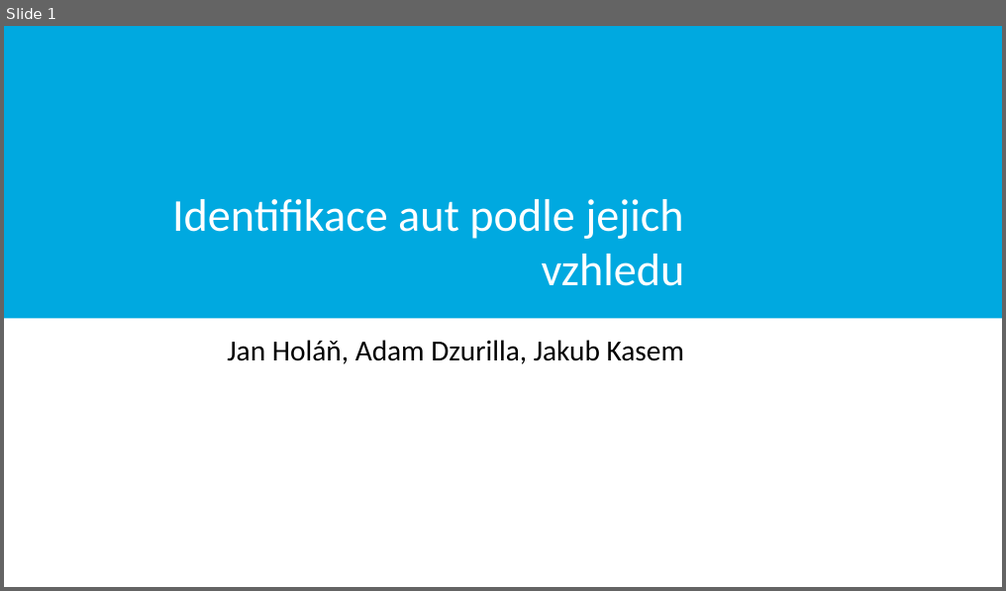
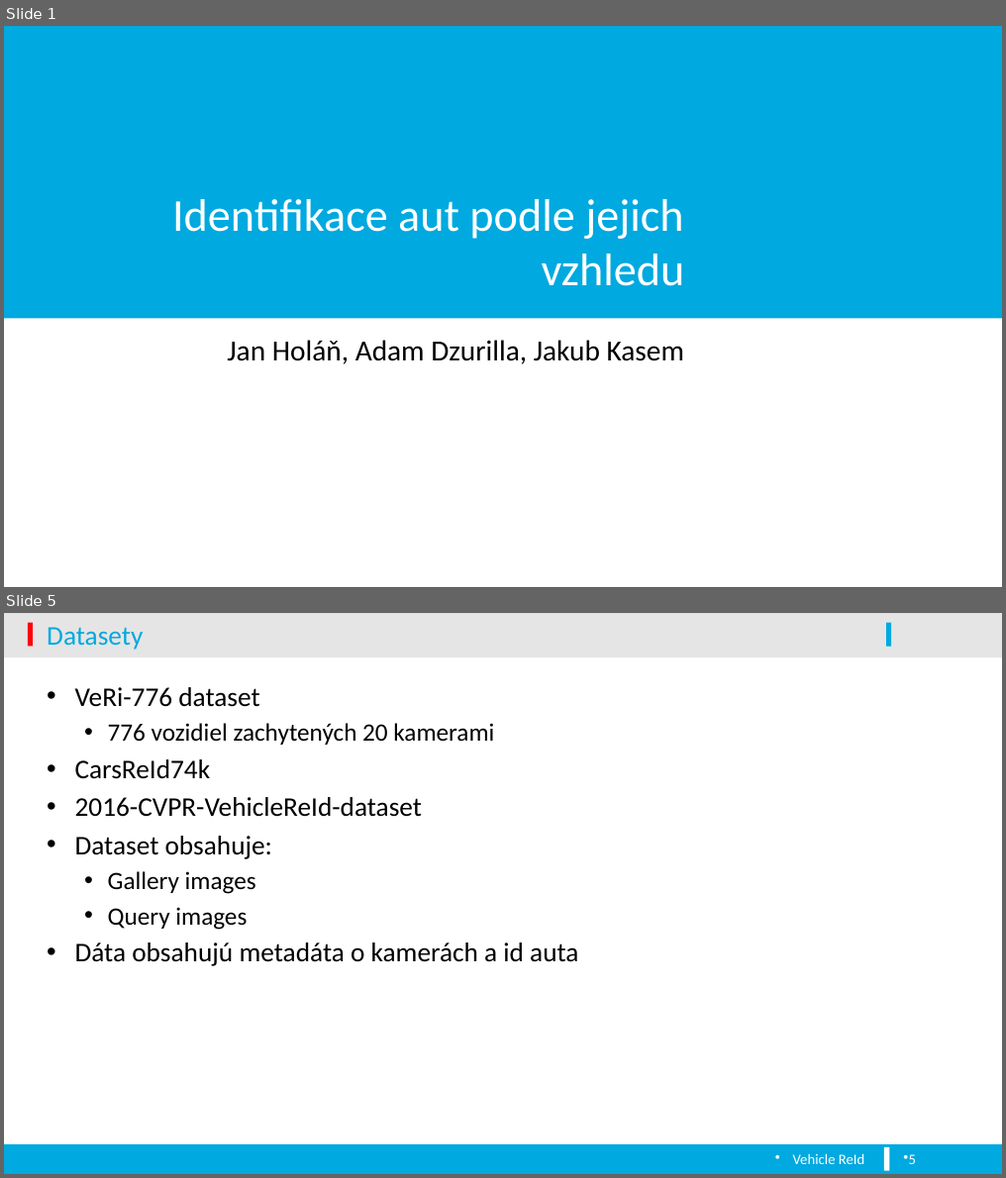
Before and after one commit to dzuris/knn_proj, a slide deck: Prezentace/Identifikace aut podle jejich vzhledu.pptx. Shown one above the other, each under a label of ours: slide 1 before the commit, slides 1 and 5 after it; the slides between them are not shown. The pictures are 1006x591 and 1006x1178 pixels, drawn with LibreOffice and Linux fonts; fonts in the diff are those of the drawing; background and template pictures are left out. Boxes give left, top, right and bottom in pixels: in the first picture for what was removed or moved away, otherwise in the second. Text is boxed around its words. In the diff, an @@ line names an element or a change of style, - is before the commit and + after.

```diff
--- a/Prezentace/Identifikace aut podle jejich vzhledu.pptx
+++ b/Prezentace/Identifikace aut podle jejich vzhledu.pptx
@@ slide 5 added at box(4, 613, 1002, 1174), background #FFFFFF @@
@@ rectangle added at box(4, 613, 1002, 655), fill #000000 at 10% opacity @@
@@ rectangle added at box(27, 623, 33, 647), fill #FE000C @@
@@ title added at box(47, 627, 143, 650), 26 pt, text #00A9E0 @@
+Datasety
@@ rectangle added at box(887, 623, 892, 647), fill #00A9E0 @@
@@ rectangle added at box(4, 655, 1002, 658), fill #000000 at 10% opacity @@
@@ text added at box(75, 687, 578, 966), 26 pt, text #000000 @@
+• VeRi-776 dataset
+  • 776 vozidiel zachytených 20 kamerami
+• CarsReId74k
+• 2016-CVPR-VehicleReId-dataset
+• Dataset obsahuje:
+  • Gallery images
+  • Query images
+• Dáta obsahujú metadáta o kamerách a id auta
@@ rectangle added at box(4, 1146, 1002, 1174), fill #00A9E0 @@
@@ text added at box(793, 1154, 864, 1164), 14 pt, text #FFFFFF @@
+Vehicle ReId
@@ rectangle added at box(884, 1148, 890, 1170), fill #FFFFFF @@
@@ page number added at box(909, 1155, 916, 1164), 14 pt, text #FFFFFF @@
+5
```
Also in this commit, not shown: 1 slide changed, 5 other slides added, 2 slides removed.
